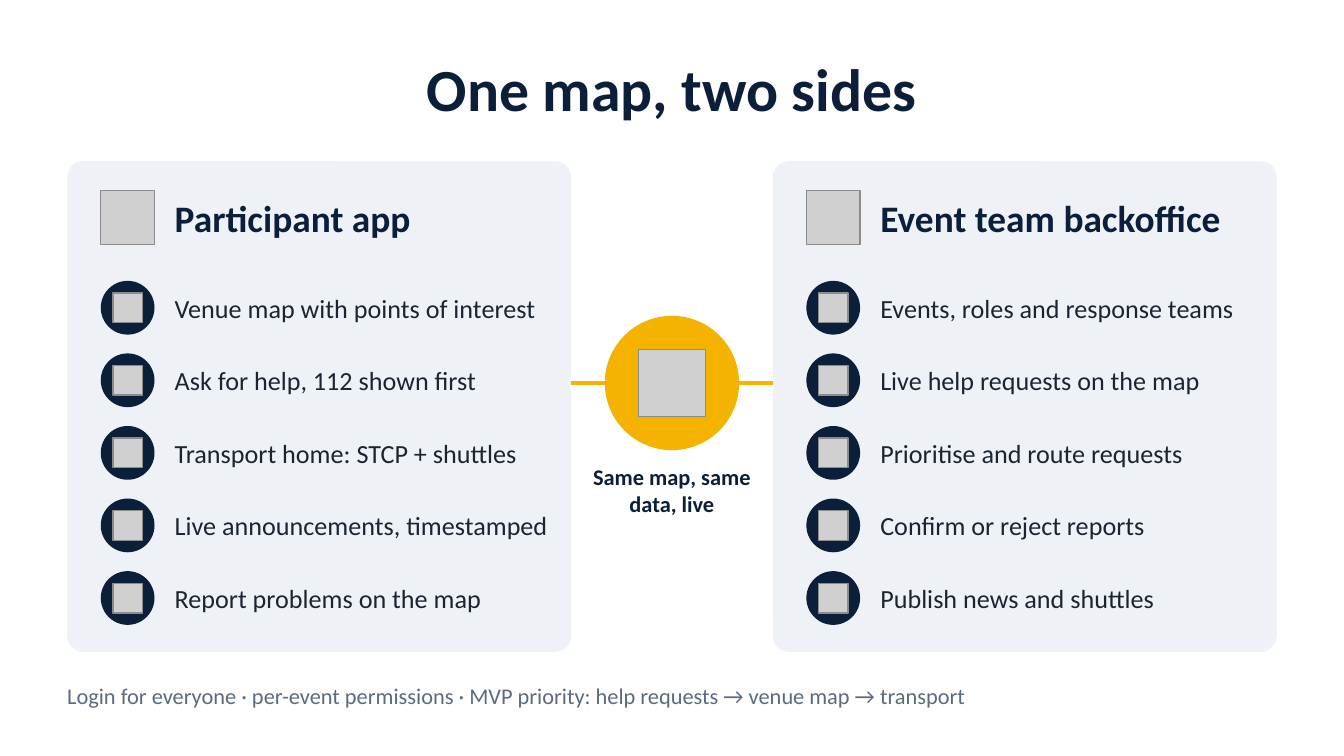
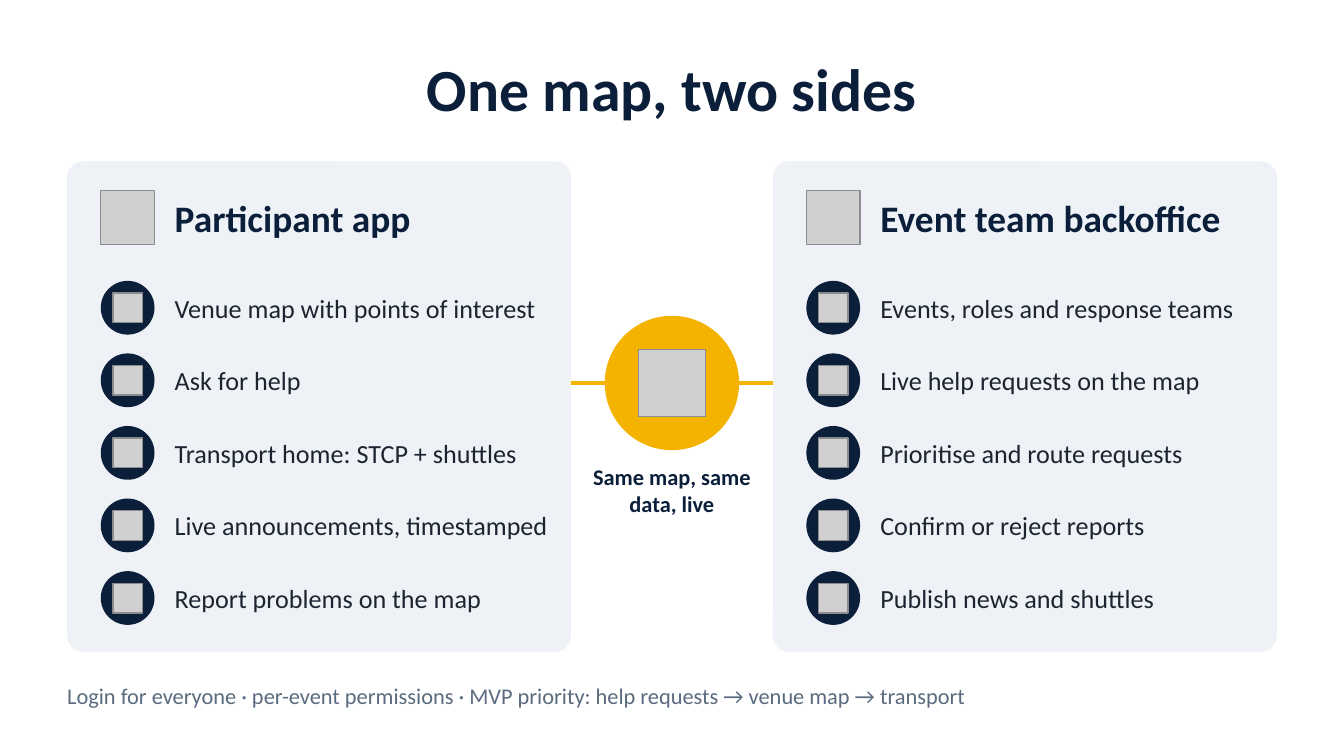
Before and after one commit to tomasoliveira21/LABDSOF, a slide deck: slide 4 of Docs/Presentation/Farol_First_Presentation.pptx. Drawn at 1344x756 pixels with LibreOffice and Linux fonts; fonts in the diff are those of the drawing; grey boxes stand for pictures. Boxes give left, top, right and bottom in pixels: in the first picture for what was removed or moved away, otherwise in the second. Text is boxed around its words. In the diff, an @@ line names an element or a change of style, - is before the commit and + after.

```diff
--- a/Docs/Presentation/Farol_First_Presentation.pptx
+++ b/Docs/Presentation/Farol_First_Presentation.pptx
@@ text at [175, 372, 300, 395]: text changed @@
-Ask for help, 112 shown first
+Ask for help
```
Also in this commit, not shown: 2 other slides changed, 1 other file.
